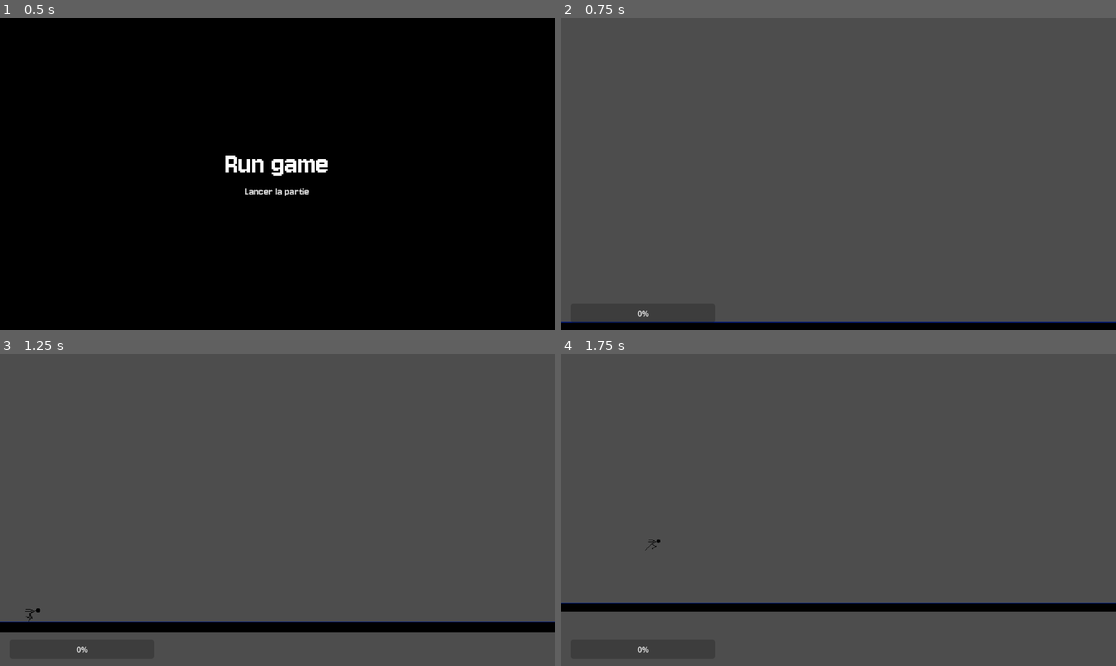
Above: before the commit, frames 1-4 (two rows, left to right).
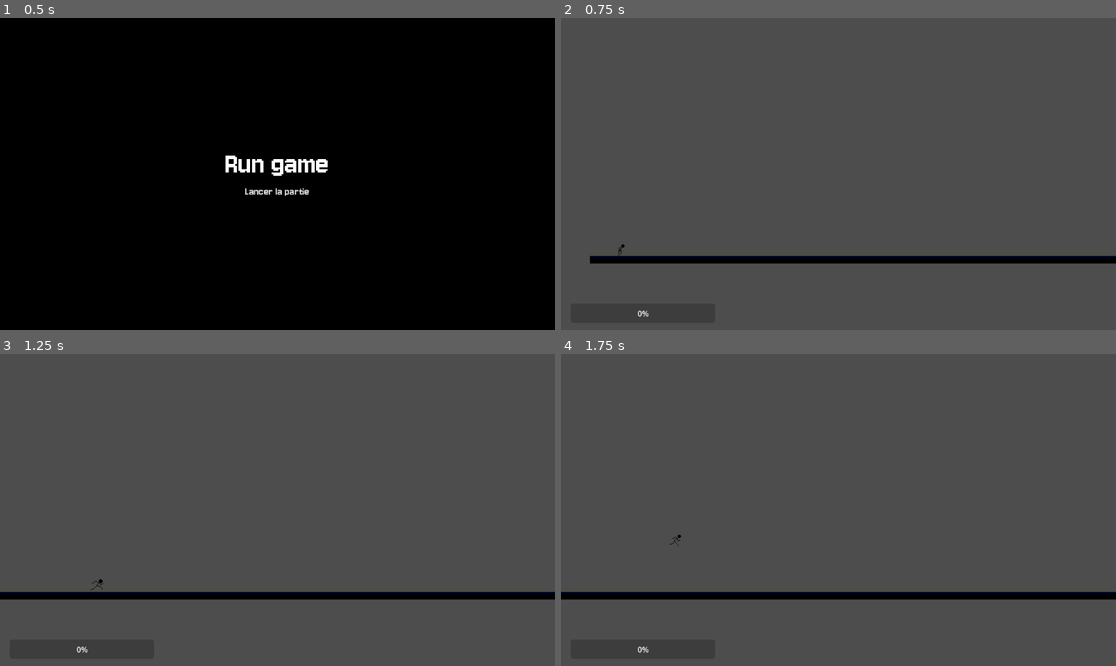
Above: after the commit, the same moments.

Repository: lcourseaux0202/rungame
Game: Godot game, scene res://Scenes/UI/StartMenu.tscn
The game is run twice, just before and just after one commit, with the same random seed, the same clock (stepped at 60 frames per second) and the same inputs.
Inputs:
- Up to frame 1 (0.5 s): no input
- Up to frame 2 (0.75 s): click "Lancer la partie" at 0.5 s
- Up to frame 3 (1.25 s): no input
- Up to frame 4 (1.75 s): hold Right (ui_right) from 1.28 s (still down); tap Up (ui_up) at 1.52 s

Frame 1 is identical in both runs. In frame 2, 5.2% of the frame differs, in the area x 0-100%, y 72-100%; in frame 3, 6.3%, in the area x 0-100%, y 72-90%; in frame 4, 5.6%.

Commit message:
Nouvelle animation pour le personnage

Diff:
--- a/Scenes/Game/Camera.tscn
+++ b/Scenes/Game/Camera.tscn
@@ -1,6 +1,21 @@
 [gd_scene load_steps=5 format=3 uid="uid://djtrd1gi0ccvr"]
 
 [ext_resource type="Script" uid="uid://t2ojoljrtidp" path="res://Scripts/Game/Camera.gd" id="1_c5g0v"]
+
+[sub_resource type="Animation" id="Animation_whgkk"]
+length = 0.001
+tracks/0/type = "value"
+tracks/0/imported = false
+tracks/0/enabled = true
+tracks/0/path = NodePath(".:zoom")
+tracks/0/interp = 1
+tracks/0/loop_wrap = true
+tracks/0/keys = {
+"times": PackedFloat32Array(0),
+"transitions": PackedFloat32Array(1),
+"update": 0,
+"values": [Vector2(1, 1)]
+}
 
 [sub_resource type="Animation" id="Animation_b0how"]
 resource_name = "zoom_out"
@@ -19,21 +34,6 @@
 "values": [Vector2(2, 2), Vector2(1, 1)]
 }
 
-[sub_resource type="Animation" id="Animation_whgkk"]
-length = 0.001
-tracks/0/type = "value"
-tracks/0/imported = false
-tracks/0/enabled = true
-tracks/0/path = NodePath(".:zoom")
-tracks/0/interp = 1
-tracks/0/loop_wrap = true
-tracks/0/keys = {
-"times": PackedFloat32Array(0),
-"transitions": PackedFloat32Array(1),
-"update": 0,
-"values": [Vector2(1, 1)]
-}
-
 [sub_resource type="AnimationLibrary" id="AnimationLibrary_njjoo"]
 _data = {
 &"RESET": SubResource("Animation_whgkk"),
--- a/Scenes/Player/Player.tscn
+++ b/Scenes/Player/Player.tscn
@@ -53,10 +53,26 @@
 "values": [0, 1, 2, 3]
 }
 
+[sub_resource type="Animation" id="Animation_ji083"]
+resource_name = "SlidingAnimation"
+tracks/0/type = "value"
+tracks/0/imported = false
+tracks/0/enabled = true
+tracks/0/path = NodePath("Sprite2D:frame")
+tracks/0/interp = 1
+tracks/0/loop_wrap = true
+tracks/0/keys = {
+"times": PackedFloat32Array(0),
+"transitions": PackedFloat32Array(1),
+"update": 1,
+"values": [4]
+}
+
 [sub_resource type="AnimationLibrary" id="AnimationLibrary_5birp"]
 _data = {
 &"RESET": SubResource("Animation_rstok"),
-&"RunAnimation": SubResource("Animation_u2myq")
+&"RunAnimation": SubResource("Animation_u2myq"),
+&"SlidingAnimation": SubResource("Animation_ji083")
 }
 
 [node name="Player" type="CharacterBody2D"]
@@ -67,7 +83,7 @@
 [node name="Sprite2D" type="Sprite2D" parent="."]
 position = Vector2(0, -15)
 texture = ExtResource("2_0kmp4")
-vframes = 5
+hframes = 5
 
 [node name="CollisionShape2D" type="CollisionShape2D" parent="."]
 position = Vector2(0, -11)
--- a/Scripts/Autoloads/EventBus.gd
+++ b/Scripts/Autoloads/EventBus.gd
@@ -1,3 +1,5 @@
 extends Node
 
 signal boost_value_changed(new_boost_value)
+
+signal zoom_on_player(player : Player)
--- a/Scripts/Game/Camera.gd
+++ b/Scripts/Game/Camera.gd
@@ -1,6 +1,30 @@
 class_name Camera extends Camera2D
 
-@onready var animation_player: AnimationPlayer = $AnimationPlayer
+@onready var zooming_on_player : bool = false
+@onready var base_zoom : Vector2 = self.zoom
+@onready var base_offset : Vector2 = self.offset
+
+@export var zoom_factor : Vector2 = Vector2(0.95, 0.95)
+@export var shake_intensity : float = 2.0
 
 func _ready() -> void:
-	animation_player.play("zoom_out")
+	EventBus.zoom_on_player.connect(_zoom_on_player)
+
+func _process(_delta: float) -> void:
+	if zooming_on_player:
+		offset = base_offset + Vector2(
+			randf_range(-shake_intensity, shake_intensity),
+			randf_range(-shake_intensity, shake_intensity)
+		)
+	else:
+		offset = lerp(offset, base_offset, 0.01)
+
+func _zoom_on_player(player : Player) -> void:
+	var tween = create_tween().set_parallel(true).set_trans(Tween.TRANS_CUBIC).set_ease(Tween.EASE_OUT)
+
+	if player != null:
+		zooming_on_player = true
+		tween.tween_property(self, "zoom", zoom_factor, 0.5)
+	else:
+		zooming_on_player = false
+		tween.tween_property(self, "zoom", base_zoom, 0.5)
--- a/Scripts/Player/Player.gd
+++ b/Scripts/Player/Player.gd
@@ -4,7 +4,8 @@
 @export var max_speed := 1000.0
 @export var acceleration := 180.0
 @export var deceleration := 300.0
-@export var rail_acceleration := -100.0
+@export var boost_deceleration := 200.0
+@export var rail_deceleration := 100.0
 @export var gravity := 3000.0
 @export var jump_impulse := 800.0
 @export var fast_fall_power := 1000.0
--- a/Scripts/Player/States/Boosting.gd
+++ b/Scripts/Player/States/Boosting.gd
@@ -6,10 +6,11 @@
 	player.boost_stock -= player.stock_needed_for_boost
 
 	EventBus.boost_value_changed.emit(player.boost_stock)
+	EventBus.zoom_on_player.emit(player)
 
 func physics_update(delta: float) -> void:
 	player.animation_player.speed_scale = max(inverse_lerp(player.base_speed, player.max_speed * 2, player.speed) * 3, player.min_animation_speed_scale)
-	player.speed = player.speed - player.deceleration * delta
+	player.speed = player.speed - player.boost_deceleration * delta
 	player.velocity.x = player.speed
 	player.velocity.y += player.gravity * delta
 	player.move_and_slide()
@@ -26,3 +27,6 @@
 		finished.emit(JUMPING)
 	elif Input.is_action_just_pressed("ui_right") and player.boost_stock >= player.stock_needed_for_boost:
 		finished.emit(BOOSTING)
+
+func exit() -> void:
+	EventBus.zoom_on_player.emit(null)
--- a/Scripts/Player/States/Falling.gd
+++ b/Scripts/Player/States/Falling.gd
@@ -9,6 +9,8 @@
 	else : n_jump = 1
 
 func physics_update(delta: float) -> void:
+	if player.speed > player.max_speed:
+		player.speed -= player.deceleration * delta
 	player.velocity.x = player.speed
 	player.velocity.y += player.gravity * delta
 	player.move_and_slide()
--- a/Scripts/Player/States/Jumping.gd
+++ b/Scripts/Player/States/Jumping.gd
@@ -10,6 +10,8 @@
 	else : n_jump = 1
 
 func physics_update(delta: float) -> void:
+	if player.speed > player.max_speed:
+		player.speed -= player.deceleration * delta
 	player.velocity.x = player.speed
 	player.velocity.y += player.gravity * delta
 	player.move_and_slide()
--- a/Scripts/Player/States/Sliding.gd
+++ b/Scripts/Player/States/Sliding.gd
@@ -1,12 +1,11 @@
 extends PlayerState
 
 func enter(previous_state_path: String, data := {}) -> void:
-	player.animation_player.play("RESET")
-	player.sprite.frame = 1
+	player.animation_player.play("SlidingAnimation")
 
 func physics_update(delta: float) -> void:
 	player.boost_stock = min(player.boost_stock + player.boost_generation * delta, 100.0)
-	player.speed = clamp(player.speed + player.rail_acceleration * delta, player.base_speed, player.max_speed)
+	player.speed = clamp(player.speed - player.rail_deceleration * delta, player.base_speed, player.max_speed)
 	player.velocity.x = player.speed
 	player.velocity.y += player.gravity * delta
 	player.move_and_slide()
Binary file changed: Assets/Sprites/player.png
Not shown: 1 places in Scenes/Player/Player.tscn that only renumber resources
Not shown, added: icon.svg.import
